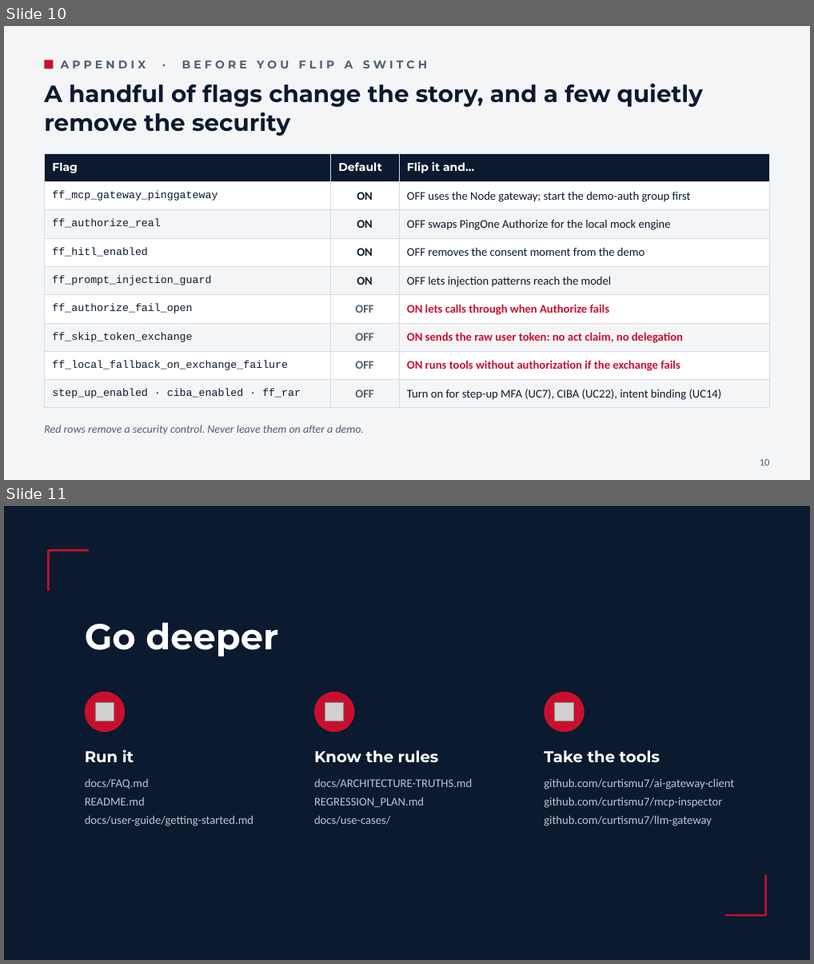
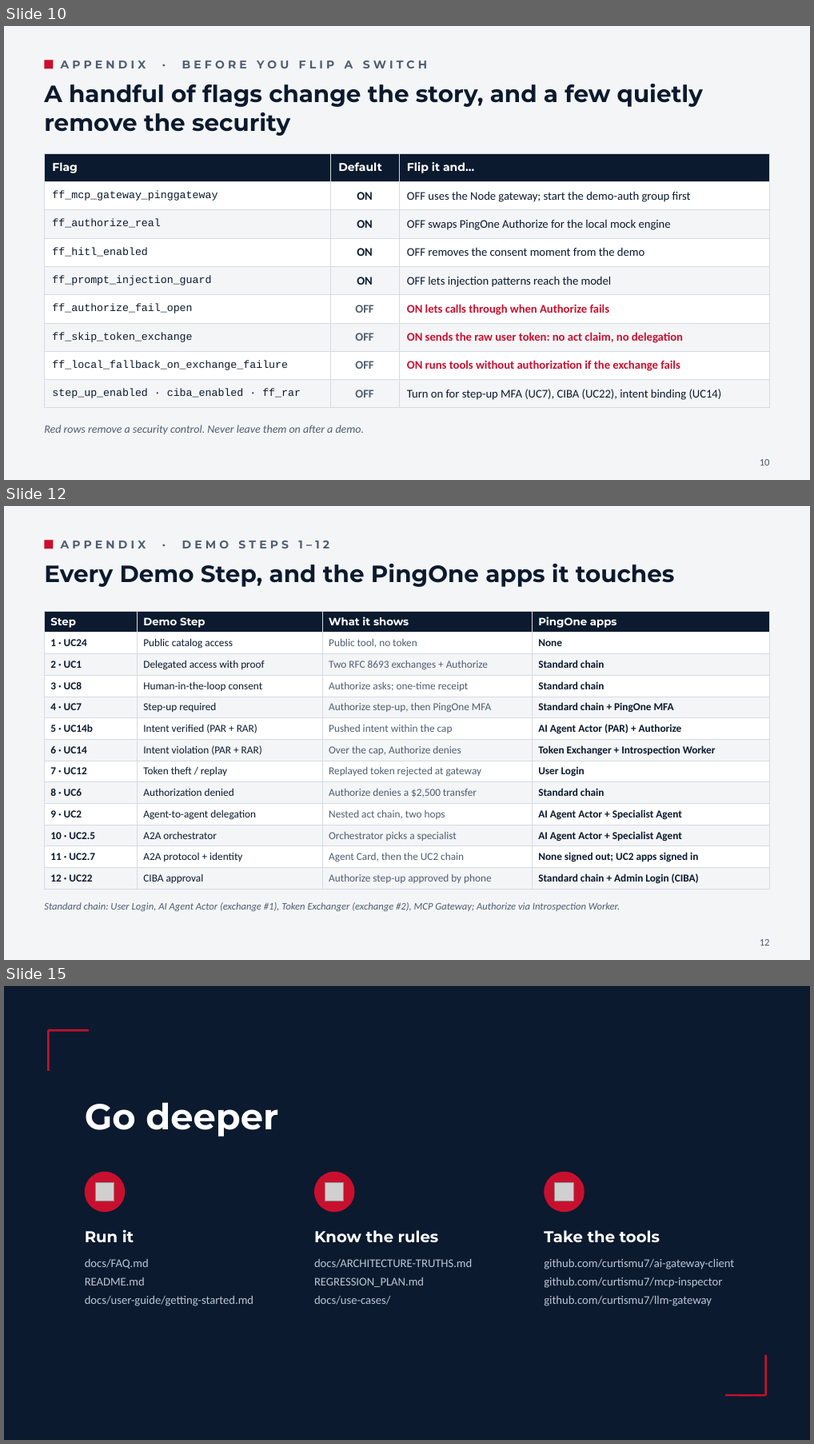
Before and after one commit to curtismu7/AI-DEMO2, a slide deck: docs/resources/AI-Demo-Overview.pptx. Shown one above the other, each under a label of ours: slides 10 and 11 before the commit, slides 10, 12 and 15 after it; the slides between them are not shown. The pictures are 814x964 and 814x1444 pixels, drawn with LibreOffice and Linux fonts; fonts in the diff are those of the drawing; grey boxes stand for pictures. Boxes give left, top, right and bottom in pixels: in the first picture for what was removed or moved away, otherwise in the second. Text is boxed around its words. In the diff, an @@ line names an element or a change of style, - is before the commit and + after.

```diff
--- a/docs/resources/AI-Demo-Overview.pptx
+++ b/docs/resources/AI-Demo-Overview.pptx
@@ slide 12 added at (4, 506, 810, 960), background #F4F5F7 @@
@@ rectangle added at (44, 540, 53, 548), fill #C8102E @@
@@ text added at (61, 540, 330, 548), 10 pt, text #4F5E71, bold @@
+APPENDIX · DEMO STEPS 1–12
@@ text added at (44, 564, 675, 587), 21 pt, text #0B1A2E, bold @@
+Every Demo Step, and the PingOne apps it touches
@@ table added at (44, 611, 770, 887), 13 rows, 4 columns @@
+Step | Demo Step | What it shows | PingOne apps
+1 · UC24 | Public catalog access | Public tool, no token | None
+2 · UC1 | Delegated access with proof | Two RFC 8693 exchanges + Authorize | Standard chain
+3 · UC8 | Human-in-the-loop consent | Authorize asks; one-time receipt | Standard chain
+4 · UC7 | Step-up required | Authorize step-up, then PingOne MFA | Standard chain + PingOne MFA
+5 · UC14b | Intent verified (PAR + RAR) | Pushed intent within the cap | AI Agent Actor (PAR) + Authorize
+6 · UC14 | Intent violation (PAR + RAR) | Over the cap, Authorize denies | Token Exchanger + Introspection Worker
+7 · UC12 | Token theft / replay | Replayed token rejected at gateway | User Login
+8 · UC6 | Authorization denied | Authorize denies a $2,500 transfer | Standard chain
+9 · UC2 | Agent-to-agent delegation | Nested act chain, two hops | AI Agent Actor + Specialist Agent
+10 · UC2.5 | A2A orchestrator | Orchestrator picks a specialist | AI Agent Actor + Specialist Agent
+11 · UC2.7 | A2A protocol + identity | Agent Card, then the UC2 chain | None signed out; UC2 apps signed in
+12 · UC22 | CIBA approval | Authorize step-up approved by phone | Standard chain + Admin Login (CIBA)
@@ text added at (44, 902, 620, 911), 9 pt, text #4F5E71, italic @@
+Standard chain: User Login, AI Agent Actor (exchange #1), Token Exchanger (exchange #2), MCP Gateway; Authorize via Introspection Worker.
@@ text added at (760, 939, 770, 945), 9 pt, text #4F5E71 @@
+12
@@ what was slide 11 is now slide 15 @@
```
Also in this commit, not shown: 2 slides changed, 3 other slides added.
